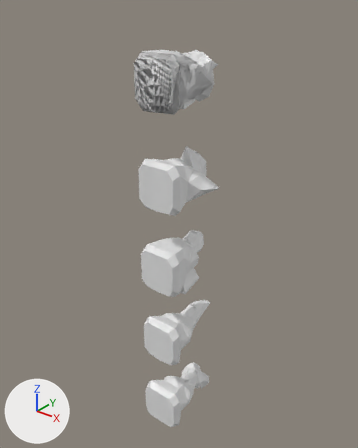
One commit to the FBX model FTJ Project/Assets/Art/PlayerTokenModels/thief.FBX: the scene before it, then after it.
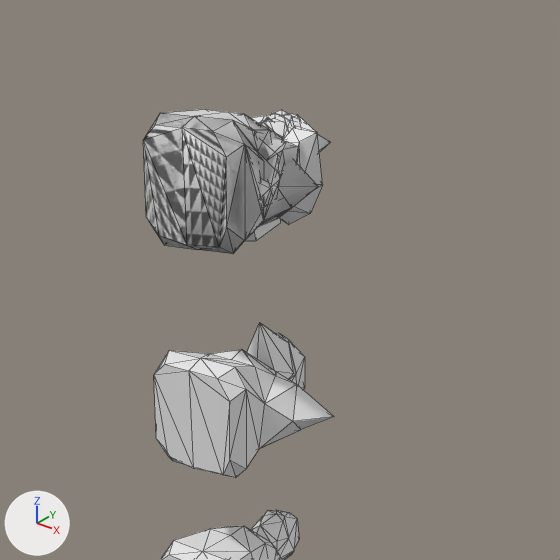
Each version is shown whole from a 50 mm camera at (28.5, -34.5, 6.1) aimed at (-1.7, 3.2, -17.3), then close up on the part from 19% to 90% of the width and 0% to 56% of the height. Every picture has the same lights, and +X, +Y and +Z are marked at lower left. The close-ups show mesh edges as thin lines. Where no turn or scale is listed for an object, it has been applied to the vertices. Vertices at the same position are counted once.
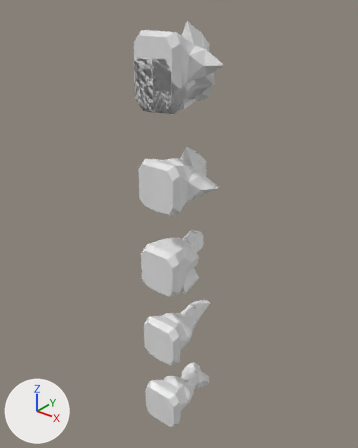
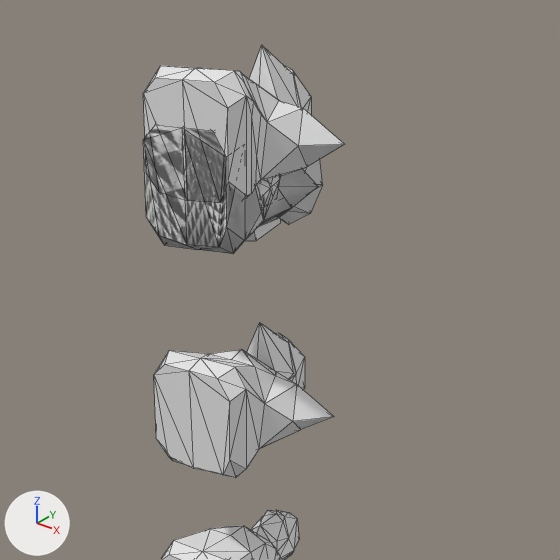
Pixel boxes [x1, y1, x2, y2] of what changed, in the close-ups (560 x 560 px):
'Object02', shown: after [143, 45, 344, 202]
'Box04', unchanged, covered by the edit: before [145, 113, 289, 250]; after [144, 125, 289, 250]
'Box07', unchanged, covered by the edit: before [148, 116, 331, 250]; after [148, 176, 281, 254]
'Box05', unchanged, covered by the edit: before [233, 110, 297, 241]; after [245, 180, 280, 241]

What the commit changed:
me_object02 has 116 vertices, 188 faces and spans x -4.65..3.63, y -1.84..5.68, z -14.07..-8.27.
me_object02 is used by ob_object02; location (0.0, 0.0, 0.0).
me_object02 part 1: the whole mesh is moved by (0.0, 0.0, 11.42).
Object 'Object02' (ob_object02) is now shown.
